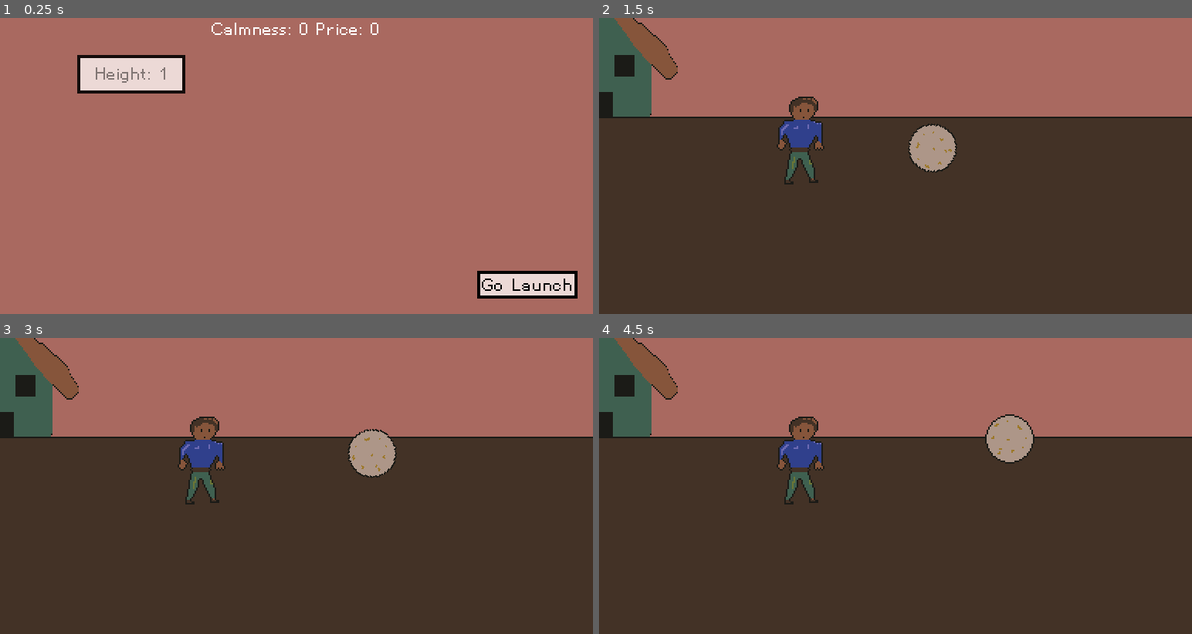
Above: before the commit, frames 1-4 (two rows, left to right).
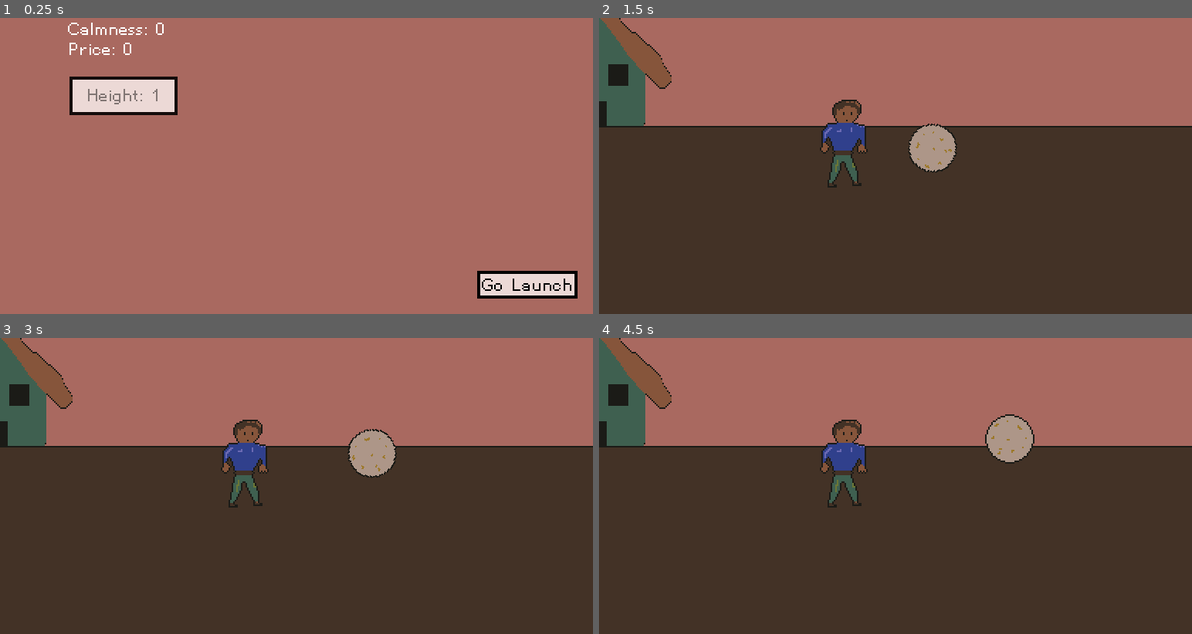
Above: after the commit, the same moments.

Repository: nolenroyalty/sisyphus-needs-a-nap
Game: Godot game, scene res://Shop/Shop.tscn
Two runs of this game, one before a commit and one after it. Both use one fixed random seed, a clock stepped at 60 frames per second and the inputs below. This scene is started directly instead of the project's main scene.
Inputs (mouse positions are in pixels of both pictures, inside the frame that each line leads up to):
- Up to frame 1 (0.25 s): no input
- Up to frame 2 (1.5 s): click "Go Launch" at 0.5 s; tap Enter (launch_boulder) at 1.25, 1.35 s; move the mouse to (1025, 151) at 1.27 s
- Up to frame 3 (3 s): tap Space (superbounce) at 2, 2.1 s; move the mouse to (177, 500) at 2.02 s; tap Enter (launch_boulder) at 2.75, 2.85 s; move the mouse to (355, 420) at 2.77 s
- Up to frame 4 (4.5 s): tap Space (superbounce) at 3.5, 3.6 s; move the mouse to (865, 545) at 3.52 s; tap Enter (launch_boulder) at 4.25, 4.35 s; move the mouse to (1073, 530) at 4.27 s

The runs differ from the first frame. In frame 1, 3.7% of the frame differs, in the area x 11-64%, y 1-33%; in frame 2, 7.5%, in the area x 0-100%, y 0-58%; in frame 3, 7.3%; in frame 4, 7.2%.

Commit message:
Add basic platform that you can upgrade from the shop

Diff:
--- a/Flight/Flight.gd
+++ b/Flight/Flight.gd
@@ -1,6 +1,6 @@
 extends Node2D
 
-onready var boulder = $Boulder
+
 export var GRAVITY = 100
 export var MAX_GRAVITY = 100
 export var X_BOUNCE_PENALTY = 0.1
@@ -13,7 +13,9 @@
 export var MAX_ROTATION = 10.0
 const MAX_EXPECTED_SPEED_FOR_ROTATION = 250
 
+onready var boulder = $Boulder
 onready var scoreScreen = $ScoreScreen
+onready var player = $Launch/Player
 onready var audioStreamPlayer : AudioStreamPlayer2D = $Boulder/BouncePlayer
 
 var velocity = Vector2()
@@ -24,9 +26,15 @@
 var superbounce_state = SUPERBOUNCE_STATE.NONE
 var flightscore : FlightScore
 
+func set_up_for_current_state():
+	var platform_offset = 64 * State.block_height
+	boulder.position.y -= platform_offset
+	player.position.y -= platform_offset
+
 func _ready():
 	flightscore = FlightScore.new(boulder)
 	scoreScreen.connect("continue_pressed", self, "continue_pressed")
+	set_up_for_current_state()
 
 func play_bounce_sound(super : bool):
 	if super: audioStreamPlayer.stream = load("res://sounds/super1.wav")
--- a/Flight/Flight.tscn
+++ b/Flight/Flight.tscn
@@ -1,10 +1,12 @@
-[gd_scene load_steps=6 format=2]
+[gd_scene load_steps=8 format=2]
 
-[ext_resource path="res://Launch/Launch.tscn" type="PackedScene" id=1]
+[ext_resource path="res://Prototype Sprites/launch-prototype.png" type="Texture" id=1]
 [ext_resource path="res://Boulder/Boulder.tscn" type="PackedScene" id=2]
 [ext_resource path="res://Flight/Tiles/Slope.tscn" type="PackedScene" id=3]
 [ext_resource path="res://Flight/Flight.gd" type="Script" id=4]
 [ext_resource path="res://UI/ScoreModal.tscn" type="PackedScene" id=5]
+[ext_resource path="res://Prototype Sprites/player-prototype.png" type="Texture" id=6]
+[ext_resource path="res://Flight/Platform.tscn" type="PackedScene" id=7]
 
 [node name="Flight" type="Node2D"]
 script = ExtResource( 4 )
@@ -14,7 +16,7 @@
 }
 
 [node name="Boulder" parent="." instance=ExtResource( 2 )]
-position = Vector2( -1236, 454 )
+position = Vector2( -1232, 448 )
 
 [node name="Camera2D" type="Camera2D" parent="Boulder"]
 position = Vector2( 1, 2 )
@@ -102,9 +104,35 @@
 [node name="Slope24" parent="Slopes" instance=ExtResource( 3 )]
 position = Vector2( 7755, -2384 )
 
-[node name="Launch" parent="." instance=ExtResource( 1 )]
+[node name="Launch" type="Node2D" parent="."]
 position = Vector2( -1521, -39 )
 z_index = -1
 
+[node name="Background" type="Sprite" parent="Launch"]
+texture = ExtResource( 1 )
+centered = false
+
+[node name="Player" type="Sprite" parent="Launch"]
+position = Vector2( 256, 476 )
+z_index = 1
+texture = ExtResource( 6 )
+
+[node name="PrimarySlope" type="StaticBody2D" parent="Launch"]
+collision_layer = 2
+
+[node name="CollisionPolygon2D" type="CollisionPolygon2D" parent="Launch/PrimarySlope"]
+polygon = PoolVector2Array( 0, 463, 764, 463, 1024, 400, 1024, 600, 0, 600 )
+one_way_collision = true
+
+[node name="BackupZones" type="StaticBody2D" parent="Launch"]
+collision_layer = 2
+
+[node name="CollisionPolygon2D" type="CollisionPolygon2D" parent="Launch/BackupZones"]
+polygon = PoolVector2Array( 764, 464, 764, 582, -89, 583, -89, 281, -21, 281, -22, 524, 738, 532, 738, 465 )
+
 [node name="ScoreScreen" parent="." instance=ExtResource( 5 )]
 visible = false
+
+[node name="Platform" parent="." instance=ExtResource( 7 )]
+position = Vector2( -1246, 464 )
+z_index = -1
--- /dev/null
+++ b/Flight/Platform.gd
@@ -0,0 +1,6 @@
+extends Node2D
+
+onready var sprite : Sprite = $Sprite
+
+func _ready():
+	sprite.frame = State.block_height
--- /dev/null
+++ b/Flight/Platform.tscn
@@ -0,0 +1,13 @@
+[gd_scene load_steps=3 format=2]
+
+[ext_resource path="res://Prototype Sprites/platform.png" type="Texture" id=1]
+[ext_resource path="res://Flight/Platform.gd" type="Script" id=2]
+
+[node name="Platform" type="Node2D"]
+script = ExtResource( 2 )
+
+[node name="Sprite" type="Sprite" parent="."]
+texture = ExtResource( 1 )
+offset = Vector2( 0, -320 )
+hframes = 2
+frame = 1
--- a/Launch/Launch.tscn
+++ /dev/null
@@ -1,27 +0,0 @@
-[gd_scene load_steps=3 format=2]
-
-[ext_resource path="res://Prototype Sprites/launch-prototype.png" type="Texture" id=1]
-[ext_resource path="res://Prototype Sprites/player-prototype.png" type="Texture" id=2]
-
-[node name="Launch" type="Node2D"]
-
-[node name="Background" type="Sprite" parent="."]
-texture = ExtResource( 1 )
-centered = false
-
-[node name="Player-prototype" type="Sprite" parent="."]
-position = Vector2( 224, 480 )
-texture = ExtResource( 2 )
-
-[node name="PrimarySlope" type="StaticBody2D" parent="."]
-collision_layer = 2
-
-[node name="CollisionPolygon2D" type="CollisionPolygon2D" parent="PrimarySlope"]
-polygon = PoolVector2Array( 0, 463, 764, 463, 1024, 400, 1024, 600, 0, 600 )
-one_way_collision = true
-
-[node name="BackupZones" type="StaticBody2D" parent="."]
-collision_layer = 2
-
-[node name="CollisionPolygon2D" type="CollisionPolygon2D" parent="BackupZones"]
-polygon = PoolVector2Array( 764, 464, 764, 582, -89, 583, -89, 281, -21, 281, -22, 524, 738, 532, 738, 465 )
--- a/Shop/PurchaseButton.gd
+++ b/Shop/PurchaseButton.gd
@@ -1,6 +1,8 @@
 extends Button
 
 signal purchased
+signal hovered(cost)
+signal unhovered(cost)
 const Config = preload("res://Shop/Config.gd")
 export(String, "Block") var KIND
 
@@ -33,7 +35,15 @@
 		"Block": kind = Config.ITEM.BLOCK
 		_: assert(false, "Invalid kind: %s" % KIND)
 
+func hover():
+	emit_signal("hovered", current_cost)
+
+func unhover():
+	emit_signal("unhovered", 0)
+
 func _ready():
 	determine_kind()
 	configure()
 	var _ignore = self.connect("pressed", self, "purchase")
+	_ignore = self.connect("mouse_entered", self, "hover")
+	_ignore = self.connect("mouse_exited", self, "unhover")
--- a/Shop/Shop.gd
+++ b/Shop/Shop.gd
@@ -1,14 +1,24 @@
 extends Node2D
 
-onready var calmness_label : Label = $Control/CenterContainer/CalmAndPrice/Calmness
+onready var calmness_label : Label = $Control/CalmAndPrice/Calmness
+onready var price_label : Label = $Control/CalmAndPrice/Price
 onready var launch_button : Button = $Control/Launch
+onready var buttons = $Control/Buttons
 
-func set_initial_calmness():
+func set_current_calmness():
 	calmness_label.text = "Calmness: %d" % State.calmness
+
+func set_current_price(price):
+	price_label.text = "Price: %d" % price
 
 func launch_pressed():
 	SceneChange.set_scene(SceneChange.SCENE_FLIGHT)
 
 func _ready():
-	set_initial_calmness()
+	set_current_calmness()
 	var _ignore = launch_button.connect("pressed", self, "launch_pressed")
+
+	for button in buttons.get_children():
+		_ignore = button.connect("purchased", self, "set_current_calmness")
+		_ignore = button.connect("hovered", self, "set_current_price")
+		_ignore = button.connect("unhovered", self, "set_current_price")
--- a/Shop/Shop.tscn
+++ b/Shop/Shop.tscn
@@ -14,42 +14,43 @@
 size_flags_vertical = 3
 theme = ExtResource( 2 )
 
+[node name="CalmAndPrice" type="VBoxContainer" parent="Control"]
+margin_left = 44.0
+margin_right = 148.0
+margin_bottom = 27.0
+custom_constants/separation = -1
+
+[node name="Calmness" type="Label" parent="Control/CalmAndPrice"]
+margin_right = 104.0
+margin_bottom = 14.0
+grow_horizontal = 0
+text = "Calmness: 755"
+
+[node name="Price" type="Label" parent="Control/CalmAndPrice"]
+margin_top = 13.0
+margin_right = 104.0
+margin_bottom = 27.0
+grow_horizontal = 0
+text = "Price: 0"
+
 [node name="CenterContainer" type="CenterContainer" parent="Control"]
 anchor_right = 1.0
-margin_bottom = 14.0
+margin_left = 45.0
+margin_right = -207.0
+margin_bottom = 27.0
 
-[node name="CalmAndPrice" type="HBoxContainer" parent="Control/CenterContainer"]
-margin_left = 127.0
-margin_right = 256.0
-margin_bottom = 14.0
-
-[node name="Calmness" type="Label" parent="Control/CenterContainer/CalmAndPrice"]
-margin_right = 83.0
-margin_bottom = 14.0
-grow_horizontal = 0
-text = "Calmness: 755 |"
-align = 1
-
-[node name="Price" type="Label" parent="Control/CenterContainer/CalmAndPrice"]
-margin_left = 87.0
-margin_right = 129.0
-margin_bottom = 14.0
-grow_horizontal = 0
-text = "Price: 0"
-align = 1
-
-[node name="Grid" type="GridContainer" parent="Control"]
+[node name="Buttons" type="GridContainer" parent="Control"]
 anchor_right = 1.0
 anchor_bottom = 1.0
-margin_left = 50.0
-margin_top = 24.0
+margin_left = 45.0
+margin_top = 38.0
 margin_right = -50.0
 margin_bottom = -50.0
 custom_constants/vseparation = 24
 custom_constants/hseparation = 24
 columns = 2
 
-[node name="PurchaseButton" parent="Control/Grid" instance=ExtResource( 3 )]
+[node name="PurchaseButton" parent="Control/Buttons" instance=ExtResource( 3 )]
 margin_right = 70.0
 margin_bottom = 25.0
 text = "Block"
Binary file added: Prototype Sprites/platform.png
Not shown, added: Prototype Sprites/platform.png.import
